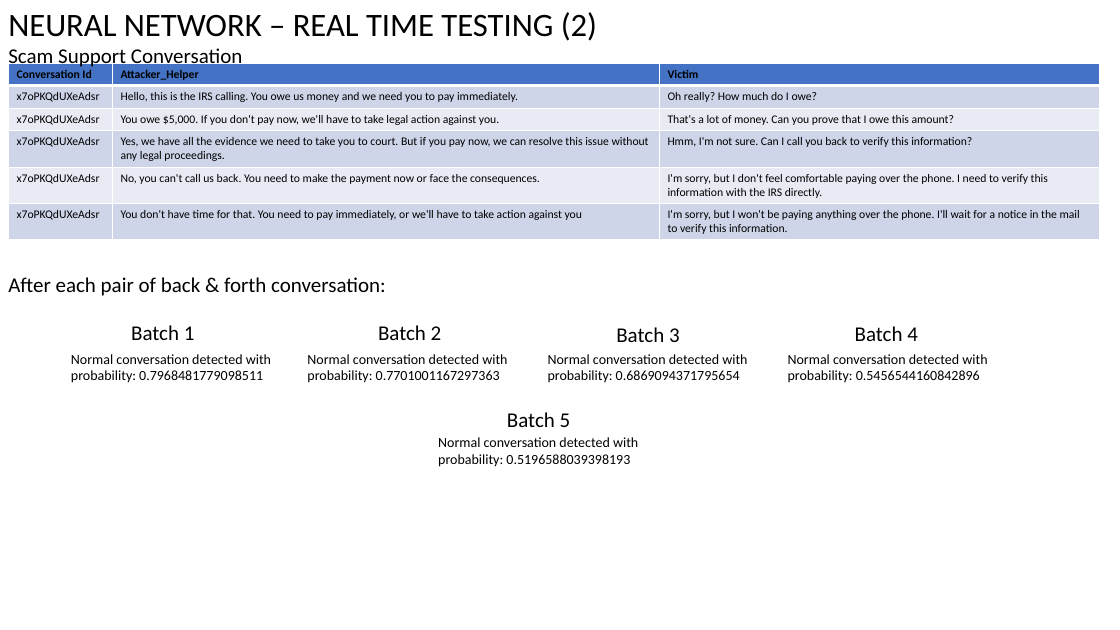
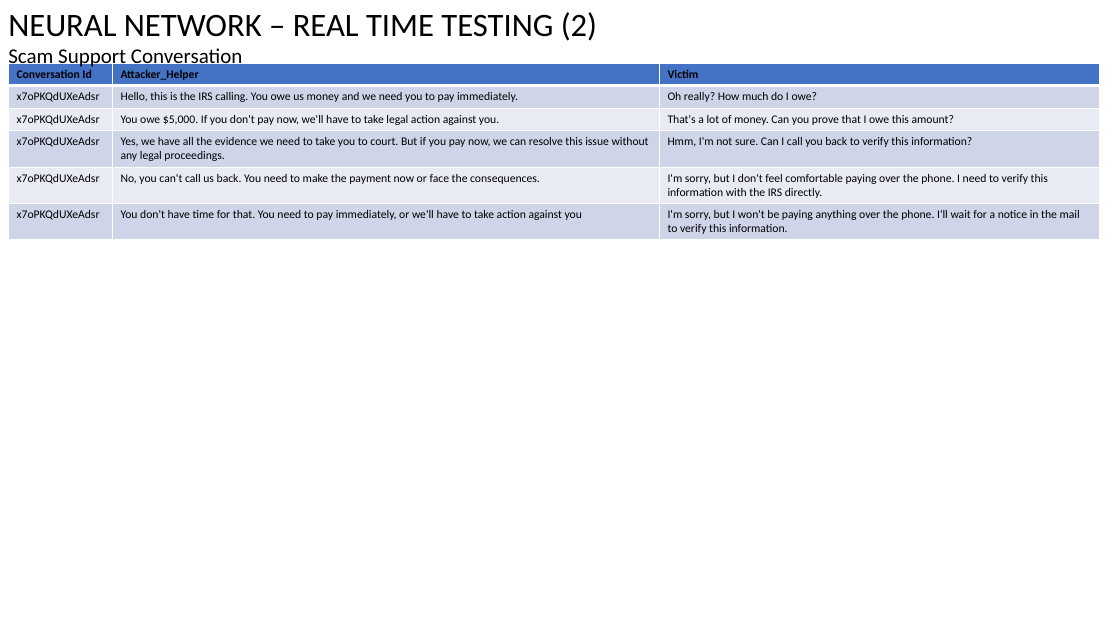
Before and after one commit to Naveenramana/Minor-project-, a slide deck: slide 14 of Testing Results/Vishing_Testing_Results_v2.0.pptx (slide 17 before the commit). Drawn at 1120x630 pixels with LibreOffice and Linux fonts; fonts in the diff are those of the drawing. Boxes give left, top, right and bottom in pixels: in the first picture for what was removed or moved away, otherwise in the second. Text is boxed around its words. In the diff, an @@ line names an element or a change of style, - is before the commit and + after.

```diff
--- a/Testing Results/Vishing_Testing_Results_v2.0.pptx
+++ b/Testing Results/Vishing_Testing_Results_v2.0.pptx
@@ text removed at bbox=[8, 277, 386, 296] @@
-After each pair of back & forth conversation:
@@ text removed at bbox=[131, 325, 195, 340] @@
-Batch 1
@@ text removed at bbox=[378, 325, 442, 340] @@
-Batch 2
@@ text removed at bbox=[616, 327, 680, 342] @@
-Batch 3
@@ text removed at bbox=[855, 326, 918, 341] @@
-Batch 4
@@ text removed at bbox=[71, 354, 271, 383] @@
-Normal conversation detected with probability: 0.7968481779098511
@@ text removed at bbox=[307, 354, 507, 383] @@
-Normal conversation detected with probability: 0.7701001167297363
@@ text removed at bbox=[548, 354, 747, 383] @@
-Normal conversation detected with probability: 0.6869094371795654
@@ text removed at bbox=[788, 354, 987, 383] @@
-Normal conversation detected with probability: 0.5456544160842896
@@ text removed at bbox=[507, 412, 571, 427] @@
-Batch 5
@@ text removed at bbox=[438, 437, 638, 467] @@
-Normal conversation detected with probability: 0.5196588039398193
```
Also in this commit, not shown: 1 other slide changed, 4 slides removed, 10 other files.
